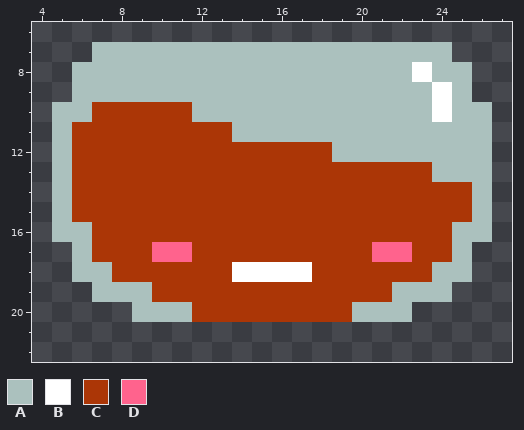
Pixel-art sprite: packages/nouns-img-permutator/assets/layer-3/head-wine.png. This is how it looked before the edit.
The file is 32x32 pixels. Shown: x 4..27, y 6..22.
Palette (. is transparent): A #abc1be  B #ffffff  C #ab3606  D #ff638d
Once edited:
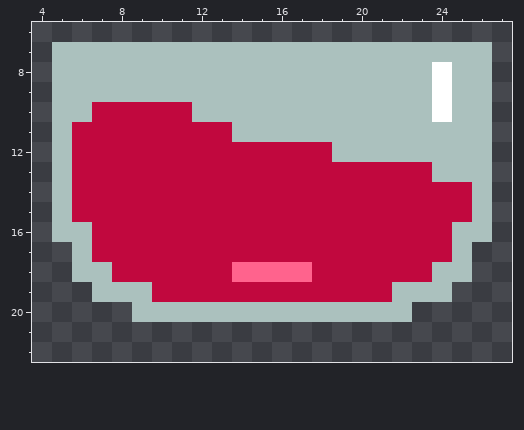
Changes in this commit:
colour C: #ab3606 -> #c1083e
y 7: x 5..6 .. -> AA; x 25..26 .. -> AA
y 8: x 5 . -> A; x 23..24 BA -> AB; x 26 . -> A
y 9: x 5 . -> A; x 26 . -> A
y 17: x 10..11 DD -> CC; x 21..22 DD -> CC
y 18: x 14..17 BBBB -> DDDD
y 20: x 12..19 CCCCCCCC -> AAAAAAAA
Pixel boxes of the changes (left, top, right, bottom) in both pictures:
changed: (52, 42, 492, 322)
